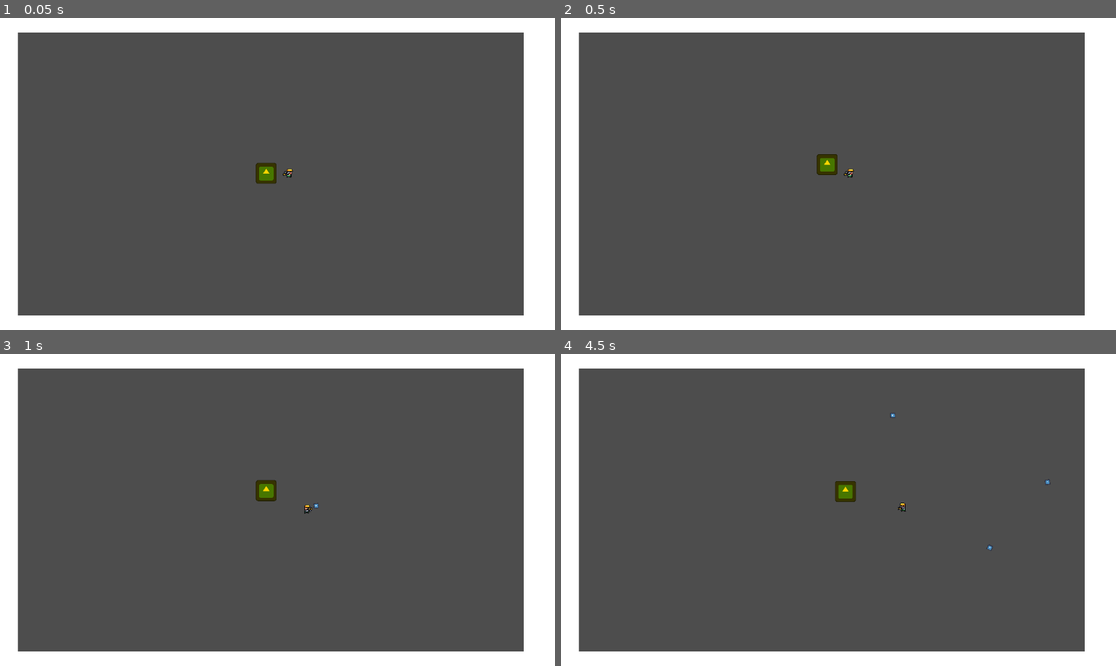
Above: before the commit, frames 1-4 (two rows, left to right).
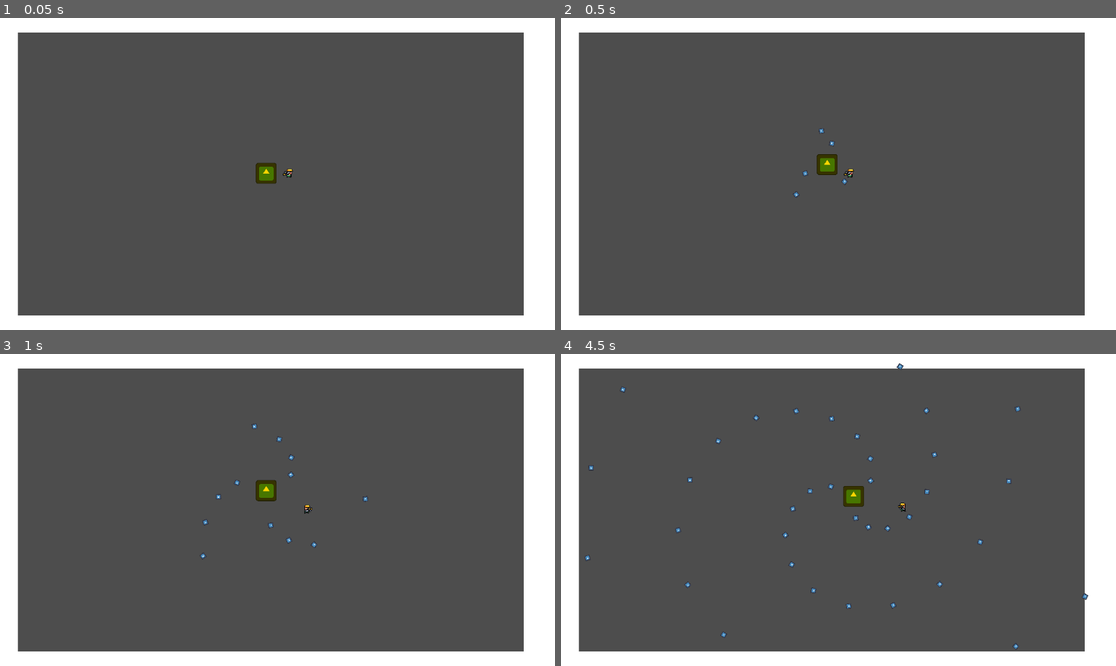
Above: after the commit, the same moments.

Repository: Starlight00-L/Bullet-Hell-Jam-Consequences
Game: Godot game, scene res://src/test_scene.tscn
Two runs of this game, one before a commit and one after it. Both use one fixed random seed, a clock stepped at 60 frames per second and the inputs below. The engine's default icon, where the game draws it, is replaced by a stand-in: a white triangle on a blue panel in a dark square.
Inputs (mouse positions are in pixels of both pictures, inside the frame that each line leads up to):
- Up to frame 1 (0.05 s): no input
- Up to frame 2 (0.5 s): no input
- Up to frame 3 (1 s): move the mouse to (399, 494) at 0.52 s; press the mouse at (399, 494) at 0.53 s; hold D (Right) from 0.53 s (still down)
- Up to frame 4 (4.5 s): move the mouse to (727, 525) at 1.27 s; release D (Right) at 1.28 s; release the mouse at (727, 525) at 1.28 s; hold S (Down) 1.28-2.03 s; click (727, 525) at 1.35 s; move the mouse to (894, 441) at 2.02 s; press the mouse at (894, 441) at 2.03 s; hold D (Right) 2.03-2.78 s; move the mouse to (810, 572) at 2.77 s; release the mouse at (810, 572) at 2.78 s; hold W (Up) 2.78-3.53 s; click (810, 572) at 2.85 s; move the mouse to (1005, 556) at 3.52 s; press the mouse at (1005, 556) at 3.53 s; hold A (Left) from 3.53 s (still down); move the mouse to (672, 463) at 4.27 s; release the mouse at (672, 463) at 4.28 s; click (672, 463) at 4.35 s

Frame 1 is identical in both runs. In frame 2, less than 0.1% of the frame differs, in the area x 41-52%, y 35-58%; in frame 3, 0.1%; in frame 4, 0.8%, in the area x 4-95%, y 2-95%.

Commit message:
Enemy Attacks
Enemy can now attack and both player and enemy can get hit and die. Enemy has adjustable parameters to allow for some bullet patterns

Diff:
--- a/Scripts/Player Bullet.gd
+++ b/Scripts/Bullet.gd
@@ -1,9 +1,11 @@
-class_name Player_Bullet
+class_name Bullet
 extends CharacterBody2D
 
 @onready var lifetime_timer = $Lifetime
 
-@export var lifetime : float = 5
+@export var group_name : String
+@export var lifetime : float = 3
+@export var damage : int = 1
 @export var speed : float = 5
 @export var rot_speed : float = 0
 
@@ -25,6 +27,13 @@
 func angular_movement(delta):
 	move_dir += rot_speed * delta
 
-
 func _on_lifetime_timeout():
 	queue_free()
+
+func _on_bullet_area_detection_area_entered(area):
+	if !area.is_in_group(group_name):
+		var obj_children = area.get_parent().get_children()
+		for c in obj_children:
+			if c.has_method("take_damage"):
+				c.take_damage(damage)
+				queue_free()
--- /dev/null
+++ b/Scripts/Enemy attack.gd
@@ -0,0 +1,53 @@
+class_name Enemy_Attack_Controller
+extends Node
+
+@onready var bullet_prefab = preload("res://src/Bullet.tscn")
+@onready var shoot_timer = $Shoot
+@onready var rotator = $"../Rotator"
+
+@export var rotate_speed : float = 100
+@export var shooter_timer_wait_time : float = 0.2
+@export var fire_point_count : int = 4
+@export var radius : float = 50
+@export var bullet_speed : float = 5
+@export var bullet_rotation : float = 0
+
+var lock_rotation : bool = false
+var counter : int = 0
+
+func _ready():
+	var step = 2 * PI / fire_point_count
+
+	for i in range(fire_point_count):
+		var spawn_point = Node2D.new()
+		var pos = Vector2(radius, 0).rotated(step * i)
+		spawn_point.position = pos
+		spawn_point.rotation = pos.angle()
+		rotator.add_child(spawn_point)
+
+	shoot_timer.wait_time = shooter_timer_wait_time
+	shoot_timer.start()
+
+func _process(delta):
+	if lock_rotation:
+		return
+
+	var new_rotation = rotator.rotation_degrees + rotate_speed * delta
+	rotator.rotation_degrees = fmod(new_rotation, 360)
+
+func shoot():
+	for s in rotator.get_children():
+		var new_bullet = bullet_prefab.instantiate()
+		new_bullet.group_name = "Enemy"
+		new_bullet.move_dir = s.global_rotation
+		new_bullet.spawn_pos = s.global_position
+		new_bullet.spawn_rot = s.global_rotation
+
+		new_bullet.speed = bullet_speed
+		new_bullet.rot_speed = bullet_rotation
+
+		get_parent().get_parent().add_child(new_bullet)
+
+
+func _on_shoot_timeout():
+	shoot()
--- a/Scripts/Health Manager.gd
+++ b/Scripts/Health Manager.gd
@@ -8,10 +8,13 @@
 	current_health = max_health
 
 func take_damage(amount):
+	print(get_parent().name, " has taken damage!")
 	current_health -= amount
 
 	if current_health <= 0:
-		pass #death signal
+		death()
+
+	print("Health is now ", current_health)
 
 func death():
-	pass
+	get_parent().queue_free()
--- a/Scripts/Player Attack Controller.gd
+++ b/Scripts/Player Attack Controller.gd
@@ -1,11 +1,13 @@
 class_name Player_Attack_Controller
 extends Node
 
+@onready var gun = $"../Gun"
 @onready var fire_point = $"../Gun/Fire Point"
 @onready var fire_timer = $Fire
-@onready var bullet_prefab = preload("res://src/player_bullet.tscn")
+@onready var bullet_prefab = preload("res://src/Bullet.tscn")
 
 @export var fire_rate : float = 1
+@export var bullet_speed : float = 5
 
 func _ready():
 	fire_timer.wait_time = fire_rate
@@ -15,8 +17,15 @@
 		fire()
 		fire_timer.start()
 
+	if gun.position > gun.get_global_mouse_position():
+		gun.get_child(0).flip_v = true
+	else:
+		gun.get_child(0).flip_v = false
+
 func fire():
 	var new_bullet = bullet_prefab.instantiate()
+	new_bullet.group_name = "Player"
+	new_bullet.speed = bullet_speed
 	new_bullet.move_dir = fire_point.get_parent().rotation
 	new_bullet.spawn_pos = fire_point.global_position
 	new_bullet.spawn_rot = fire_point.get_parent().rotation
--- a/Scripts/enemy_ai.gd
+++ b/Scripts/enemy_ai.gd
@@ -3,7 +3,12 @@
 
 @onready var movement_controller = $"Enemy movement"
 @onready var health_controller = $"Health Manager"
+@onready var attack_controller = $"Enemy attack"
 @export var player : Node2D#refference to the player
 
+func _ready():
+	player = get_parent().get_node("Player")
+
 func _process(_delta):
-	movement_controller.set_move_dir(player.position)
+	if player != null:
+		movement_controller.set_move_dir(player.position)
--- a/Scripts/enemy_movement.gd
+++ b/Scripts/enemy_movement.gd
@@ -95,6 +95,9 @@
 	return r_global_cast_to_vector
 
 func _on_stop_range_area_entered(area):
+	if !area.is_in_group("Player"):
+		return
+
 	if moving_states == states.STRAFING:
 		return
 
@@ -109,10 +112,11 @@
 	strafe()
 
 func _on_chase_range_area_exited(area):
-	pause = false
-	ray_check_timer.stop()
-	move_timer.stop()
-	moving_states = states.MOVING
+	if area.is_in_group("Player"):
+		pause = false
+		ray_check_timer.stop()
+		move_timer.stop()
+		moving_states = states.MOVING
 
 func _on_ray_check_timeout():
 	check_rays()
--- a/project.godot
+++ b/project.godot
@@ -47,6 +47,10 @@
 ]
 }
 
+[layer_names]
+
+2d_physics/layer_4="Bullet"
+
 [rendering]
 
 textures/canvas_textures/default_texture_filter=0
--- a/src/player_bullet.tscn
+++ b/src/Bullet.tscn
@@ -1,16 +1,16 @@
 [gd_scene load_steps=5 format=3 uid="uid://bs2sv1ot86l7p"]
 
-[ext_resource type="Script" path="res://Scripts/Player Bullet.gd" id="1_y3j8f"]
-[ext_resource type="Texture2D" uid="uid://cucc5hgxj4n7v" path="res://icon.svg" id="2_0t7t2"]
+[ext_resource type="Script" path="res://Scripts/Bullet.gd" id="1_fg5py"]
+[ext_resource type="Texture2D" uid="uid://cucc5hgxj4n7v" path="res://icon.svg" id="2_bilby"]
 
 [sub_resource type="CircleShape2D" id="CircleShape2D_pvmh1"]
 
 [sub_resource type="CircleShape2D" id="CircleShape2D_xdoda"]
 radius = 61.8142
 
-[node name="Player Bullet" type="CharacterBody2D"]
+[node name="Bullet" type="CharacterBody2D"]
 scale = Vector2(0.25, 0.25)
-script = ExtResource("1_y3j8f")
+script = ExtResource("1_fg5py")
 speed = 3.0
 
 [node name="CollisionShape2D" type="CollisionShape2D" parent="."]
@@ -18,13 +18,16 @@
 disabled = true
 
 [node name="Sprite2D" type="Sprite2D" parent="."]
-texture = ExtResource("2_0t7t2")
+texture = ExtResource("2_bilby")
 
 [node name="Bullet Area Detection" type="Area2D" parent="."]
+collision_layer = 8
+collision_mask = 8
 
 [node name="CollisionShape2D" type="CollisionShape2D" parent="Bullet Area Detection"]
 shape = SubResource("CircleShape2D_xdoda")
 
 [node name="Lifetime" type="Timer" parent="."]
 
+[connection signal="area_entered" from="Bullet Area Detection" to="." method="_on_bullet_area_detection_area_entered"]
 [connection signal="timeout" from="Lifetime" to="." method="_on_lifetime_timeout"]
--- a/src/enemy.tscn
+++ b/src/enemy.tscn
@@ -1,9 +1,10 @@
-[gd_scene load_steps=10 format=3 uid="uid://di260psrcuejc"]
+[gd_scene load_steps=11 format=3 uid="uid://di260psrcuejc"]
 
 [ext_resource type="Script" path="res://Scripts/enemy_ai.gd" id="1_8tuet"]
 [ext_resource type="Texture2D" uid="uid://cucc5hgxj4n7v" path="res://icon.svg" id="1_nvu6w"]
 [ext_resource type="Script" path="res://Scripts/enemy_movement.gd" id="3_irq2s"]
 [ext_resource type="Script" path="res://Scripts/Health Manager.gd" id="3_msew2"]
+[ext_resource type="Script" path="res://Scripts/Enemy attack.gd" id="4_5bbuq"]
 
 [sub_resource type="CircleShape2D" id="CircleShape2D_vxs5u"]
 radius = 61.0082
@@ -36,10 +37,27 @@
 [node name="Health Manager" type="Node" parent="."]
 script = ExtResource("3_msew2")
 
-[node name="Enemy Area Detection" type="Area2D" parent="."]
+[node name="Enemy Area Detection" type="Area2D" parent="." groups=["Enemy"]]
+collision_layer = 9
+collision_mask = 9
 
 [node name="CollisionShape2D" type="CollisionShape2D" parent="Enemy Area Detection"]
 shape = SubResource("CircleShape2D_bohqb")
+
+[node name="Enemy attack" type="Node" parent="."]
+script = ExtResource("4_5bbuq")
+fire_point_count = 3
+radius = 100.0
+
+[node name="Shoot" type="Timer" parent="Enemy attack"]
+
+[node name="Rotator" type="Node2D" parent="."]
+
+[node name="Attack Range" type="Area2D" parent="."]
+
+[node name="CollisionShape2D" type="CollisionShape2D" parent="Attack Range"]
+shape = SubResource("CircleShape2D_osy01")
+debug_color = Color(0.0272211, 0.7, 0, 0.42)
 
 [node name="Enemy movement" type="Node" parent="." node_paths=PackedStringArray("wall_rays")]
 script = ExtResource("3_irq2s")
@@ -146,15 +164,6 @@
 position = Vector2(-0.00682831, 90.0359)
 rotation = 0.785395
 
-[node name="Enemy attack" type="Node" parent="."]
-
-[node name="Attack Range" type="Area2D" parent="."]
-visible = false
-
-[node name="CollisionShape2D" type="CollisionShape2D" parent="Attack Range"]
-shape = SubResource("CircleShape2D_osy01")
-debug_color = Color(0.0272211, 0.7, 0, 0.42)
-
 [node name="Chase Range" type="Area2D" parent="."]
 
 [node name="CollisionShape2D" type="CollisionShape2D" parent="Chase Range"]
@@ -176,6 +185,7 @@
 [node name="Avoid duration" type="Timer" parent="."]
 one_shot = true
 
+[connection signal="timeout" from="Enemy attack/Shoot" to="Enemy attack" method="_on_shoot_timeout"]
 [connection signal="area_exited" from="Chase Range" to="Enemy movement" method="_on_chase_range_area_exited"]
 [connection signal="area_entered" from="Stop Range" to="Enemy movement" method="_on_stop_range_area_entered"]
 [connection signal="timeout" from="Move Timer" to="Enemy movement" method="_on_move_timer_timeout"]
--- a/src/player.tscn
+++ b/src/player.tscn
@@ -92,9 +92,20 @@
 
 [node name="Player Attack Controller" type="Node" parent="."]
 script = ExtResource("4_s64lq")
+bullet_speed = 10.0
 
 [node name="Fire" type="Timer" parent="Player Attack Controller"]
 one_shot = true
+
+[node name="Gun" type="Node2D" parent="."]
+script = ExtResource("7_giij3")
+
+[node name="Gun Sprite" type="Sprite2D" parent="Gun"]
+texture = ExtResource("6_fth8h")
+offset = Vector2(5.225, 1.445)
+
+[node name="Fire Point" type="Node2D" parent="Gun"]
+position = Vector2(13, -0.666667)
 
 [node name="Animation Controller" type="Node" parent="."]
 script = ExtResource("3_w64y2")
@@ -107,20 +118,11 @@
 "": SubResource("AnimationLibrary_2yqah")
 }
 
-[node name="Player Area Detector" type="Area2D" parent="."]
+[node name="Player Area Detector" type="Area2D" parent="." groups=["Player"]]
+collision_layer = 9
 
 [node name="CollisionShape2D" type="CollisionShape2D" parent="Player Area Detector"]
 shape = SubResource("CircleShape2D_qtwpx")
 
-[node name="Gun" type="Node2D" parent="."]
-script = ExtResource("7_giij3")
-
-[node name="Gun Sprite" type="Sprite2D" parent="Gun"]
-texture = ExtResource("6_fth8h")
-offset = Vector2(5.225, 1.445)
-
-[node name="Fire Point" type="Node2D" parent="Gun"]
-position = Vector2(13, -0.666667)
-
 [connection signal="timeout" from="Player Attack Controller/Fire" to="Player Attack Controller" method="_on_fire_timeout"]
 [connection signal="area_entered" from="Player Area Detector" to="." method="_on_player_area_detector_area_entered"]
--- a/src/test_scene.tscn
+++ b/src/test_scene.tscn
@@ -13,8 +13,7 @@
 
 [node name="Test Scene" type="Node2D"]
 
-[node name="Enemy" parent="." node_paths=PackedStringArray("player") instance=ExtResource("1_0qfx1")]
-player = NodePath("../Player")
+[node name="Enemy" parent="." instance=ExtResource("1_0qfx1")]
 
 [node name="Camera2D" type="Camera2D" parent="."]
 zoom = Vector2(0.34, 0.34)
